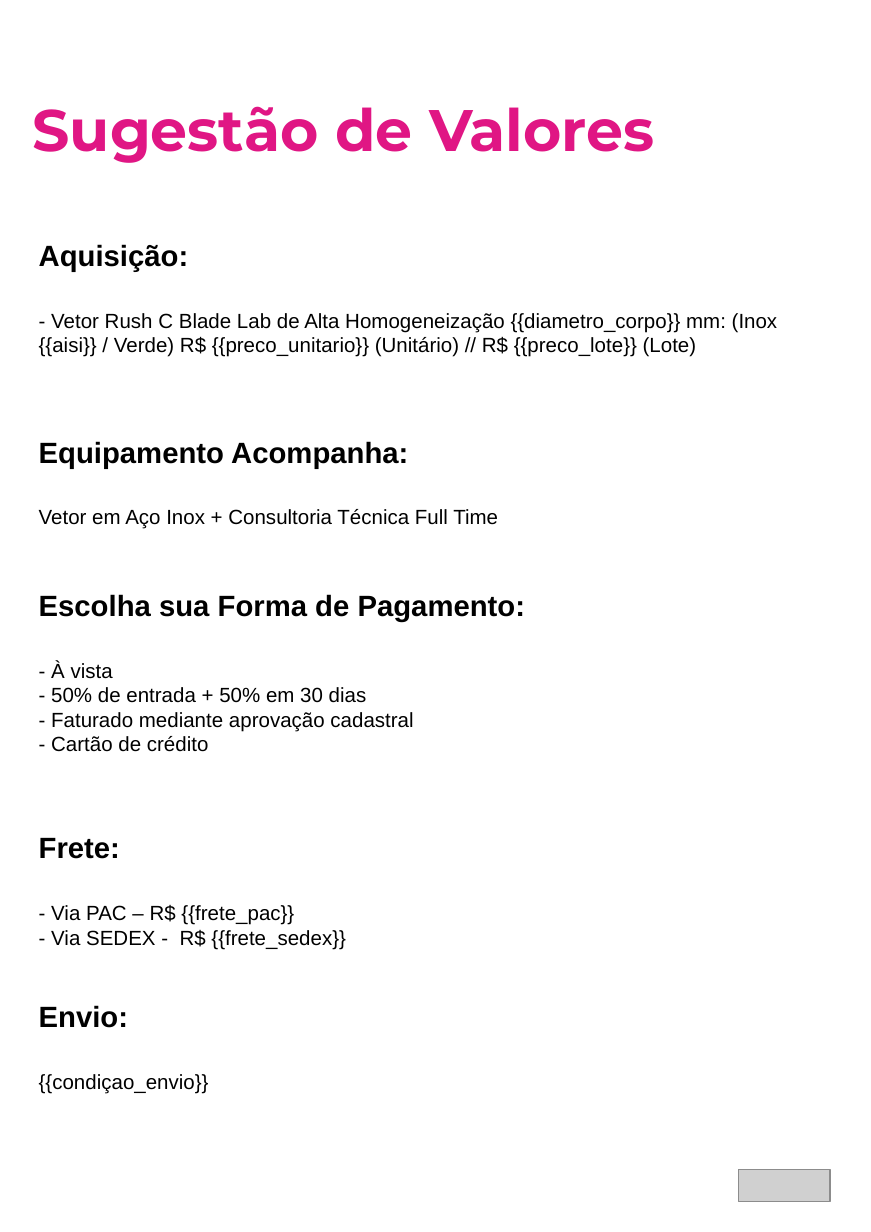
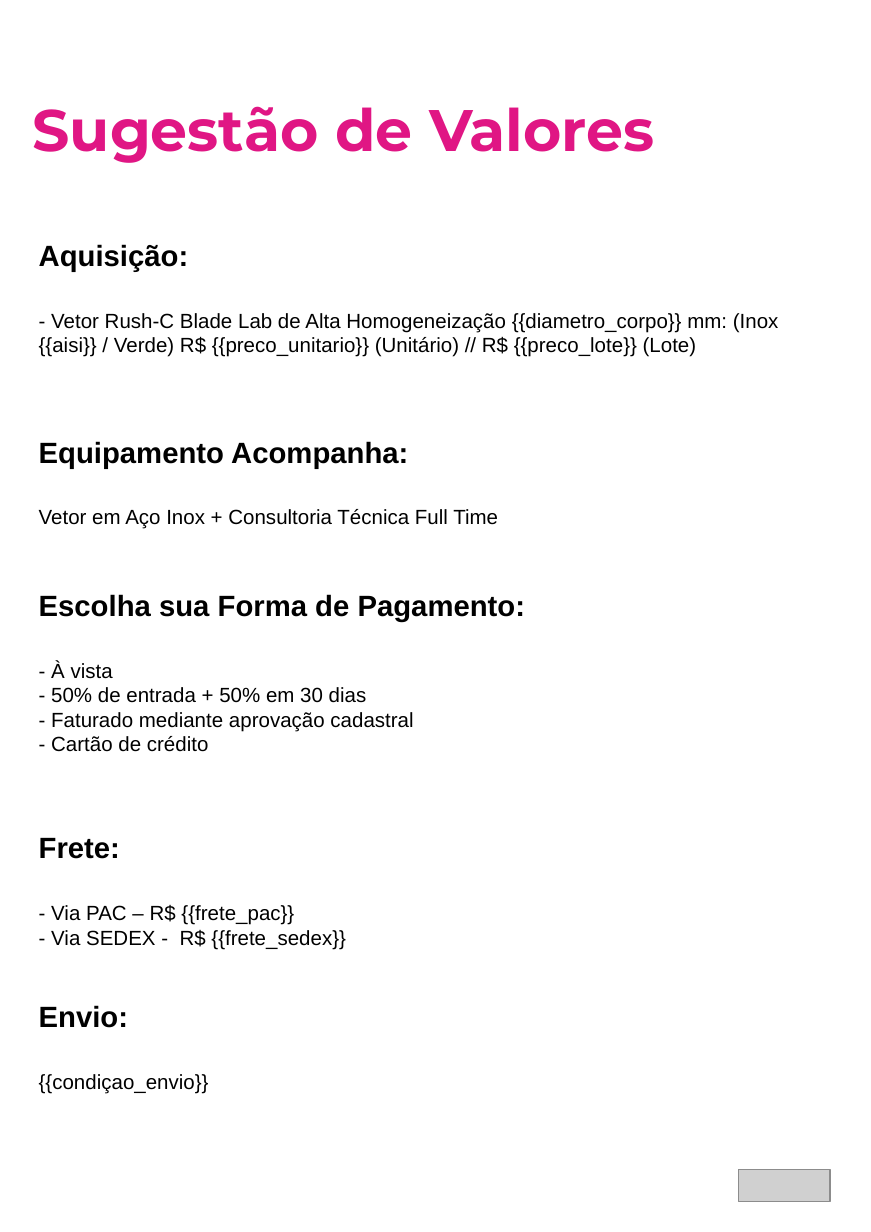
Before and after one commit to Gume123/Sistema-de-Geracao-de-Propostas-Tecnicas, a slide deck: slide 4 of templates/template_Kit-Rush-C-Blade-Lab.pptx. Drawn at 871x1232 pixels with LibreOffice and Linux fonts; fonts in the diff are those of the drawing; grey boxes stand for pictures; background and template pictures are left out. Boxes give left, top, right and bottom in pixels: in the first picture for what was removed or moved away, otherwise in the second. Text is boxed around its words. In the diff, an @@ line names an element or a change of style, - is before the commit and + after.

```diff
--- a/templates/template_Kit-Rush-C-Blade-Lab.pptx
+++ b/templates/template_Kit-Rush-C-Blade-Lab.pptx
@@ text at <box>39,313,779,357</box>: text changed @@
-- Vetor Rush C Blade Lab de Alta Homogeneização {{diametro_corpo}} mm: (Inox {{aisi}} / Verde) R$ {{preco_unitario}} (Unitário) // R$ {{preco_lote}} (Lote)
+- Vetor Rush-C Blade Lab de Alta Homogeneização {{diametro_corpo}} mm: (Inox {{aisi}} / Verde) R$ {{preco_unitario}} (Unitário) // R$ {{preco_lote}} (Lote)
```
Also in this commit, not shown: 2 other slides changed, 7 other files.
